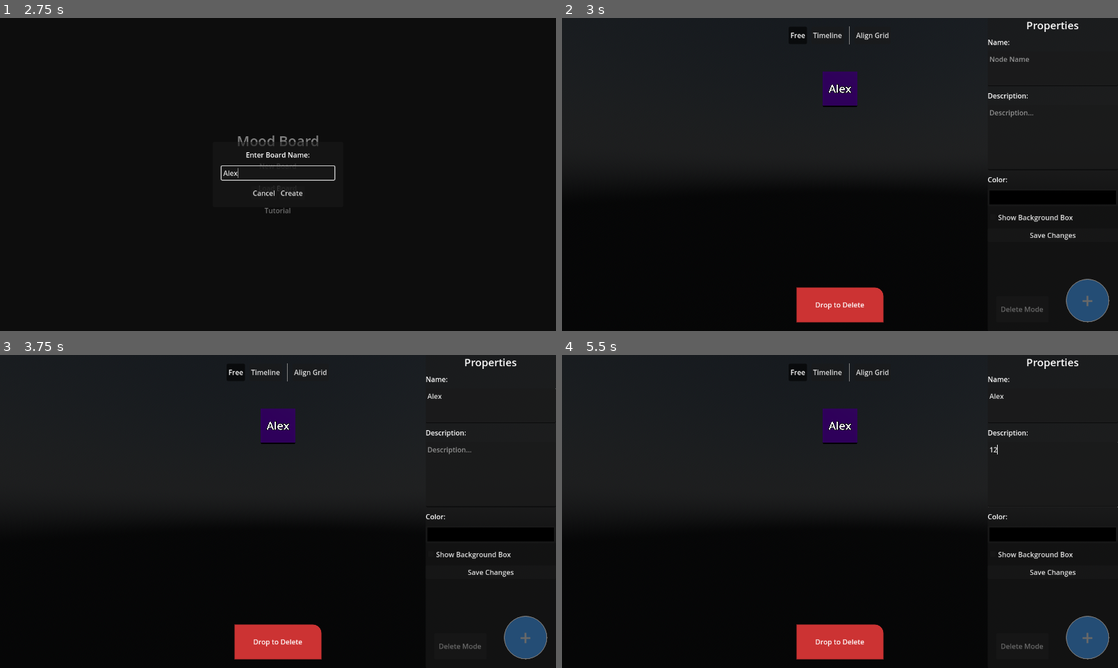
Above: before the commit, frames 1-4 (two rows, left to right).
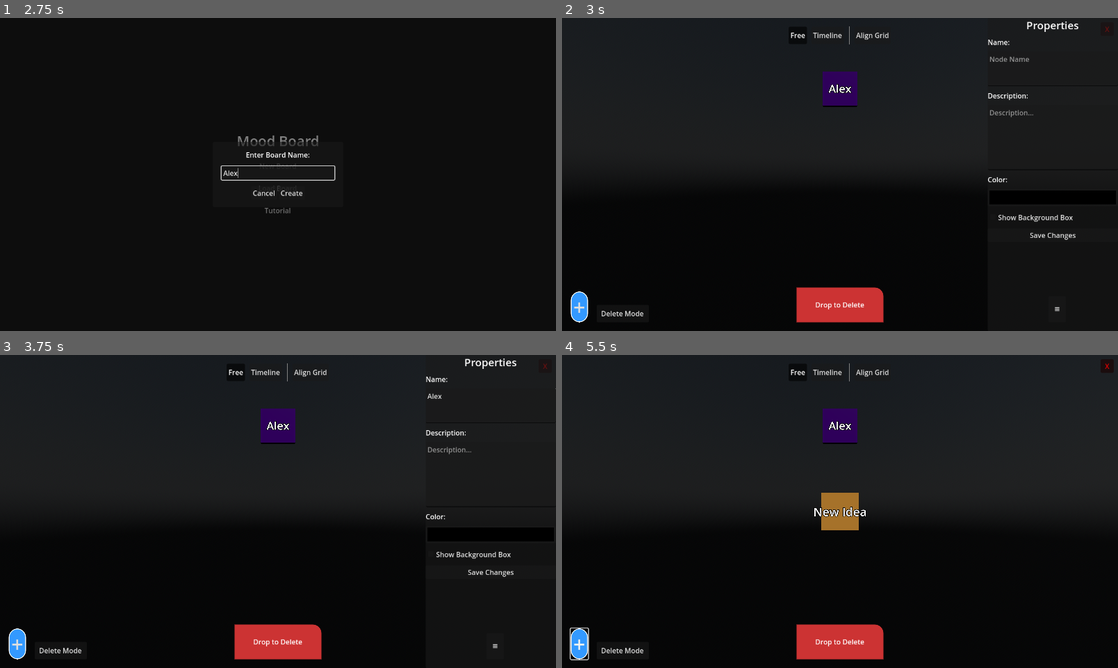
Above: after the commit, the same moments.

Repository: Asderek/MoodBoard
Game: Godot game, scene res://Scenes/MainMenu.tscn
Two runs of this game, one before a commit and one after it. Both use one fixed random seed, a clock stepped at 60 frames per second and the inputs below.
Inputs (mouse positions are in pixels of both pictures, inside the frame that each line leads up to):
- Up to frame 1 (2.75 s): click "New Board" at 0.5 s; click (278, 171) at 1.27 s; type "Alex" at 1.35 s; click "New Board" at 2 s
- Up to frame 2 (3 s): click "Create" at 2.75 s
- Up to frame 3 (3.75 s): click (489, 405) at 3.52 s; type "Alex" at 3.6 s
- Up to frame 4 (5.5 s): click (1051, 473) at 3.75 s; type "12" at 3.83 s; click (1056, 646) at 4.25 s, where only the run after the commit has a clickable "≡"; click "+" at 5 s

Frame 1 is identical in both runs. In frame 2, 1.3% of the frame differs, in the area x 1-99%, y 2-98%; in frame 3, 1.3%; in frame 4, 2.7%, in the area x 1-100%, y 1-98%.

Commit message:
consertado sidebar, tudo funcionando, começar drag to another layer

Diff:
--- a/Scripts/UI.gd
+++ b/Scripts/UI.gd
@@ -34,6 +34,13 @@
 	$ForegroundLayer/Sidebar/VBoxContainer/SaveButton.pressed.connect(_on_save_pressed)
 
 	_setup_bg_toggle() # Add CheckBox dynamically
+	_setup_sidebar_toggle()
+	_setup_exit_button()
+	_setup_bottom_left_buttons()
+
+	# Fix: Explicitly connect delete buttons (missing from previous cleanup)
+	delete_mode_btn.pressed.connect(_on_delete_mode_pressed)
+	delete_cancel_btn.pressed.connect(_on_delete_cancel_pressed)
 
 	color_picker.color_changed.connect(_on_color_changed)
 
@@ -90,13 +97,40 @@
 	btn.anchor_left = 1.0
 	btn.anchor_right = 1.0
 	btn.offset_bottom = -20
-	btn.offset_top = -120
 	btn.offset_top = -80
 
 	btn.offset_left = -160
 	btn.offset_right = -120
 
 	btn.pressed.connect(_on_toggle_sidebar)
+
+func _setup_bottom_left_buttons():
+	# Add Button
+	add_button.anchors_preset = Control.PRESET_BOTTOM_LEFT
+	add_button.anchor_top = 1.0; add_button.anchor_bottom = 1.0
+	add_button.anchor_left = 0.0; add_button.anchor_right = 0.0
+	add_button.offset_left = 20
+	add_button.offset_right = 60
+	add_button.offset_top = -60
+	add_button.offset_bottom = -20
+
+	# Delete Mode Button
+	delete_mode_btn.anchors_preset = Control.PRESET_BOTTOM_LEFT
+	delete_mode_btn.anchor_top = 1.0; delete_mode_btn.anchor_bottom = 1.0
+	delete_mode_btn.anchor_left = 0.0; delete_mode_btn.anchor_right = 0.0
+	delete_mode_btn.offset_left = 80
+	delete_mode_btn.offset_right = 200
+	delete_mode_btn.offset_top = -60
+	delete_mode_btn.offset_bottom = -20
+
+	# Delete Cancel Button
+	delete_cancel_btn.anchors_preset = Control.PRESET_BOTTOM_LEFT
+	delete_cancel_btn.anchor_top = 1.0; delete_cancel_btn.anchor_bottom = 1.0
+	delete_cancel_btn.anchor_left = 0.0; delete_cancel_btn.anchor_right = 0.0
+	delete_cancel_btn.offset_left = 220
+	delete_cancel_btn.offset_right = 260
+	delete_cancel_btn.offset_top = -60
+	delete_cancel_btn.offset_bottom = -20
 
 var is_sidebar_collapsed = false
 const SIDEBAR_WIDTH = 300
@@ -109,7 +143,7 @@
 	tween.set_trans(Tween.TRANS_CUBIC).set_ease(Tween.EASE_IN_OUT)
 
 	var toggle_btn = $ForegroundLayer.get_node_or_null("SidebarToggle")
-	var ctrls = [add_button, delete_mode_btn, delete_cancel_btn, toggle_btn]
+	var ctrls = [toggle_btn]
 
 	if is_sidebar_collapsed:
 		tween.tween_property(sidebar, "offset_left", 0, 0.3)
